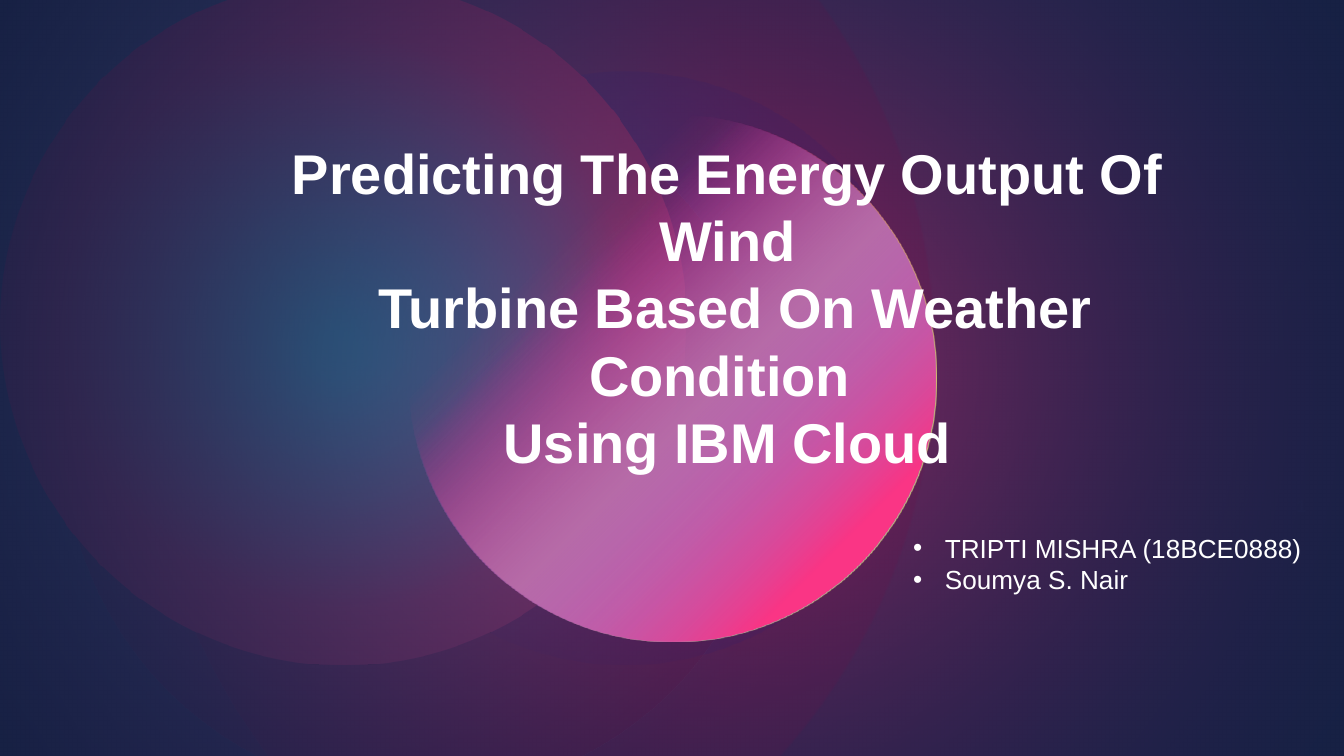
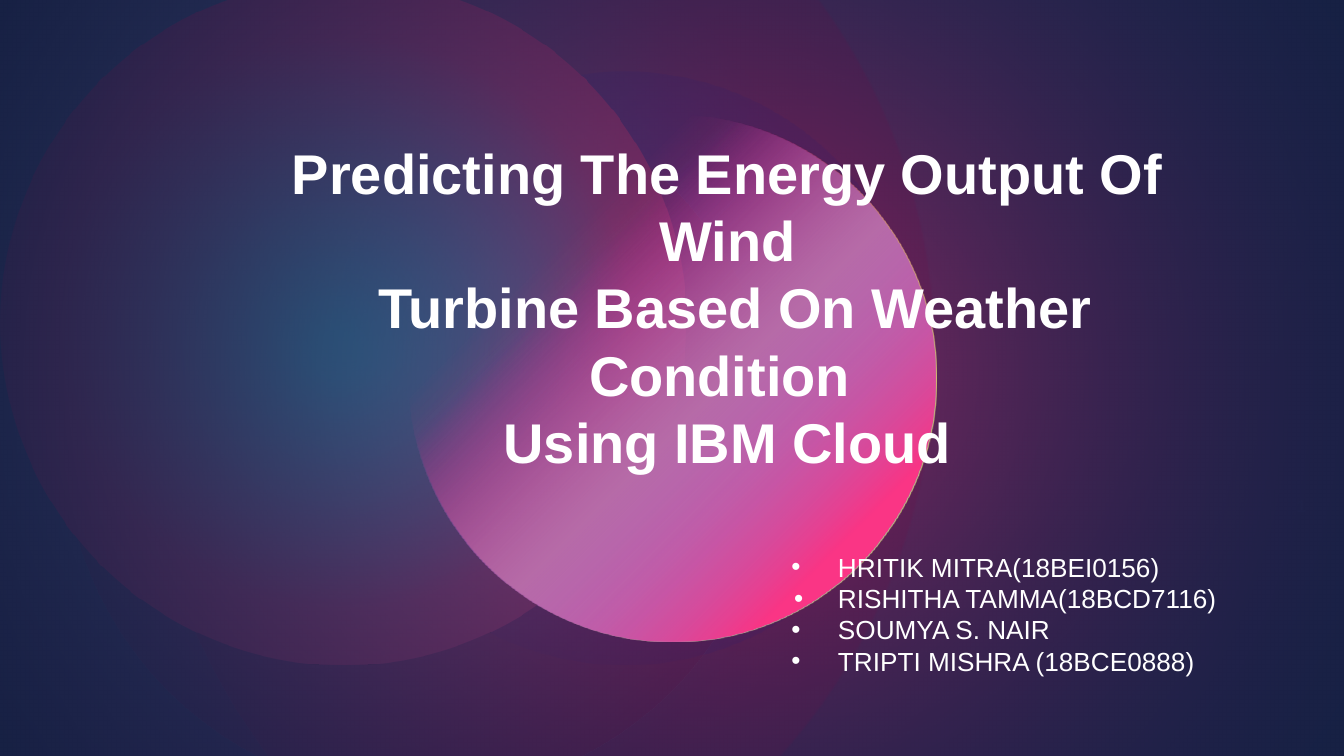
Before and after one commit to smartinternz02/SI-GuidedProject-4856-1627385588, a slide deck: slide 1 of Wind prediction.pptx. Drawn at 1344x756 pixels with LibreOffice and Linux fonts; fonts in the diff are those of the drawing. Boxes give left, top, right and bottom in pixels: in the first picture for what was removed or moved away, otherwise in the second. Text is boxed around its words. In the diff, an @@ line names an element or a change of style, - is before the commit and + after.

```diff
--- a/Wind prediction.pptx
+++ b/Wind prediction.pptx
@@ text "HRITIK MITRA(18BEI0156)": place and size @@
-text "HRITIK MITRA(18BEI0156)" at [945, 539, 1302, 595]
+text "HRITIK MITRA(18BEI0156)" at [838, 555, 1216, 676]
@@ text at [838, 555, 1216, 640]: paragraphs added @@
+• HRITIK MITRA(18BEI0156)
+• RISHITHA TAMMA(18BCD7116)
+• SOUMYA S. NAIR
@@ text at [945, 570, 1128, 595]: paragraph removed @@
-• Soumya S. Nair
@@ text at [838, 652, 1195, 676]: indent changed @@
```
